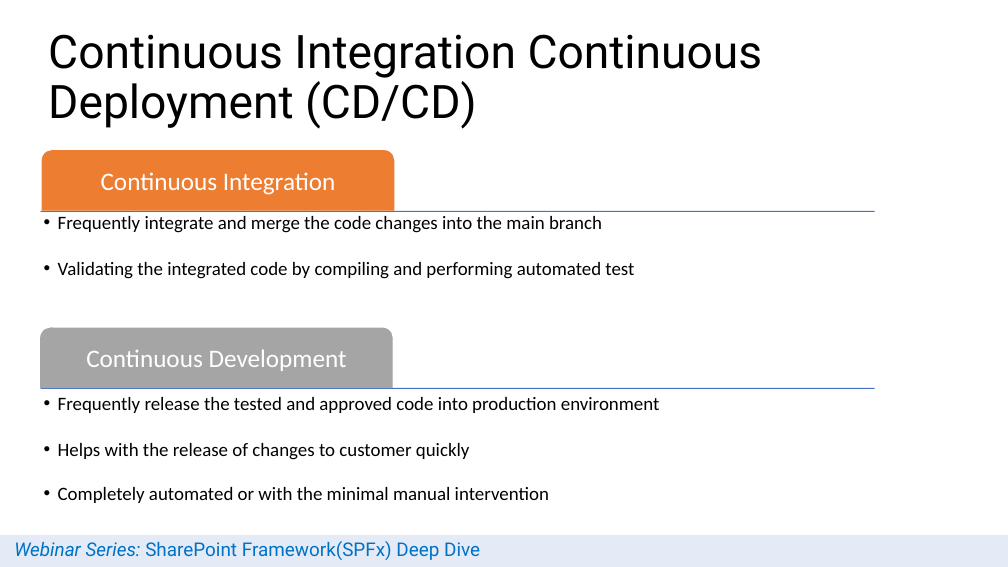
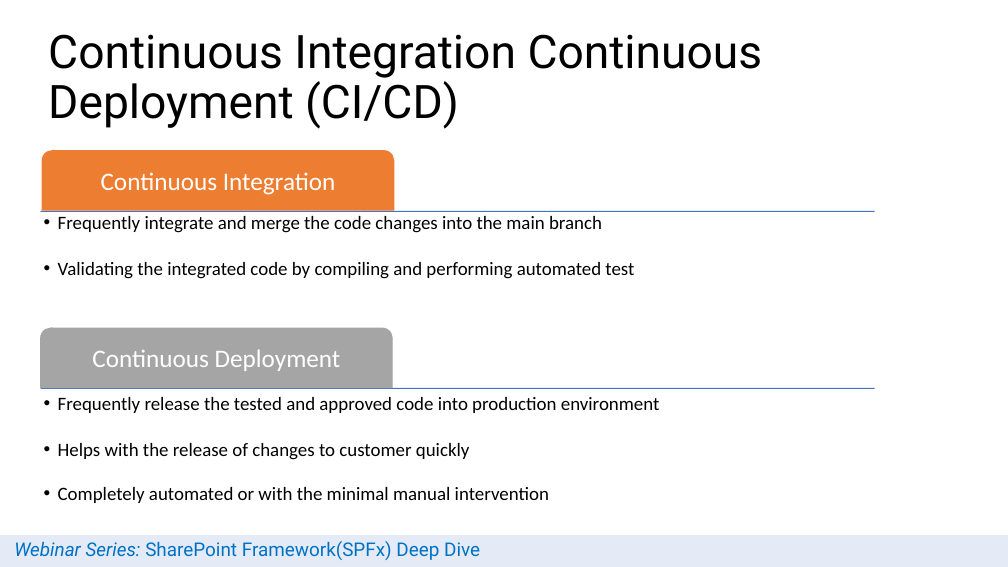
Before and after one commit to dhavalshah01/DevCommunity, a slide deck: slide 8 of CI CD With SPFx - Webinar/SPFx Webinar - CICD with SPFx- Dhaval Shah.pptx. Drawn at 1008x567 pixels with LibreOffice and Linux fonts; fonts in the diff are those of the drawing; background and template pictures are left out. Boxes give left, top, right and bottom in pixels: in the first picture for what was removed or moved away, otherwise in the second. Text is boxed around its words. In the diff, an @@ line names an element or a change of style, - is before the commit and + after.

```diff
--- a/CI CD With SPFx - Webinar/SPFx Webinar - CICD with SPFx- Dhaval Shah.pptx
+++ b/CI CD With SPFx - Webinar/SPFx Webinar - CICD with SPFx- Dhaval Shah.pptx
@@ title at (48,34,763,129): text changed @@
-Continuous Integration Continuous Deployment (CD/CD)
+Continuous Integration Continuous Deployment (CI/CD)
@@ text at (92,349,341,371): text changed @@
-Continuous Development
+Continuous Deployment
```
